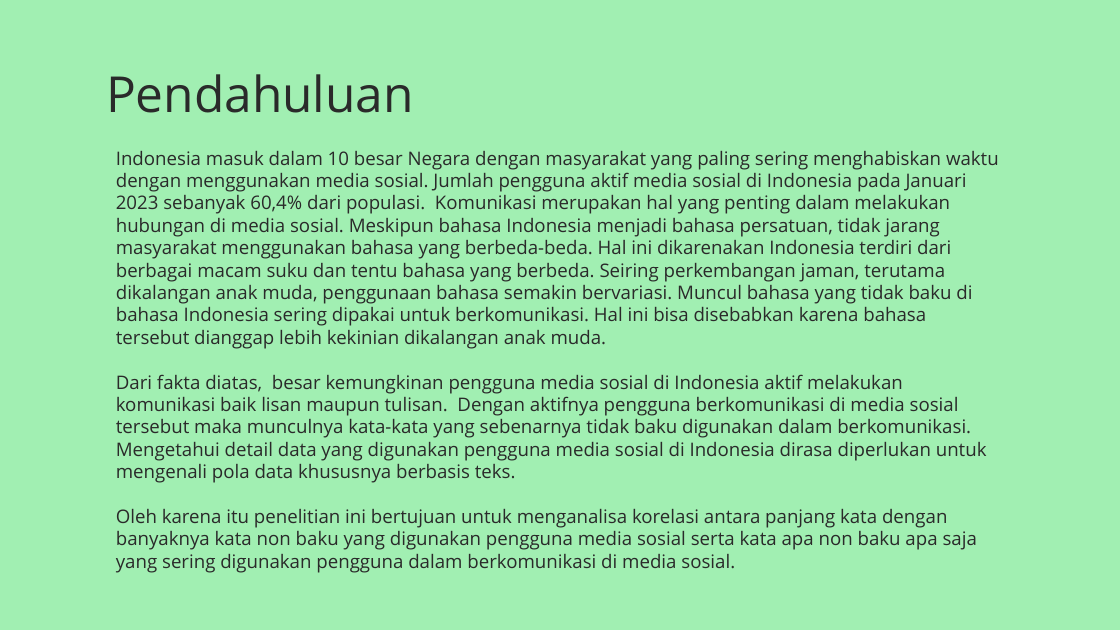
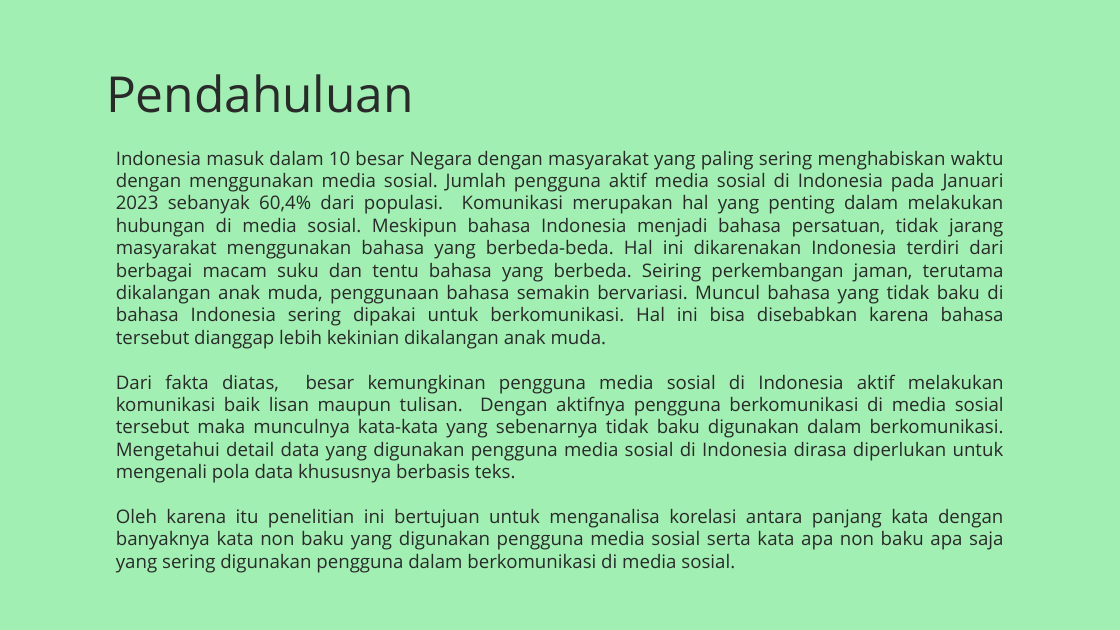
Before and after one commit to Tomiprase3270/binar-data-science-gold, a slide deck: slide 2 of analisis kata alay pada data tweet.pptx. Drawn at 1120x630 pixels with LibreOffice and Linux fonts; fonts in the diff are those of the drawing. Boxes give left, top, right and bottom in pixels: in the first picture for what was removed or moved away, otherwise in the second. Text is boxed around its words. In the diff, an @@ line names an element or a change of style, - is before the commit and + after.

Commit message:
modifikasi analisis kata alay pada data tweet.pptx

```diff
--- a/analisis kata alay pada data tweet.pptx
+++ b/analisis kata alay pada data tweet.pptx
@@ text "Indonesia masuk dalam 10 besar ..." at (x1=116, y1=151, x2=1004, y2=573): alignment left to justified @@
```
Also in this commit, not shown: 3 other slides changed.
